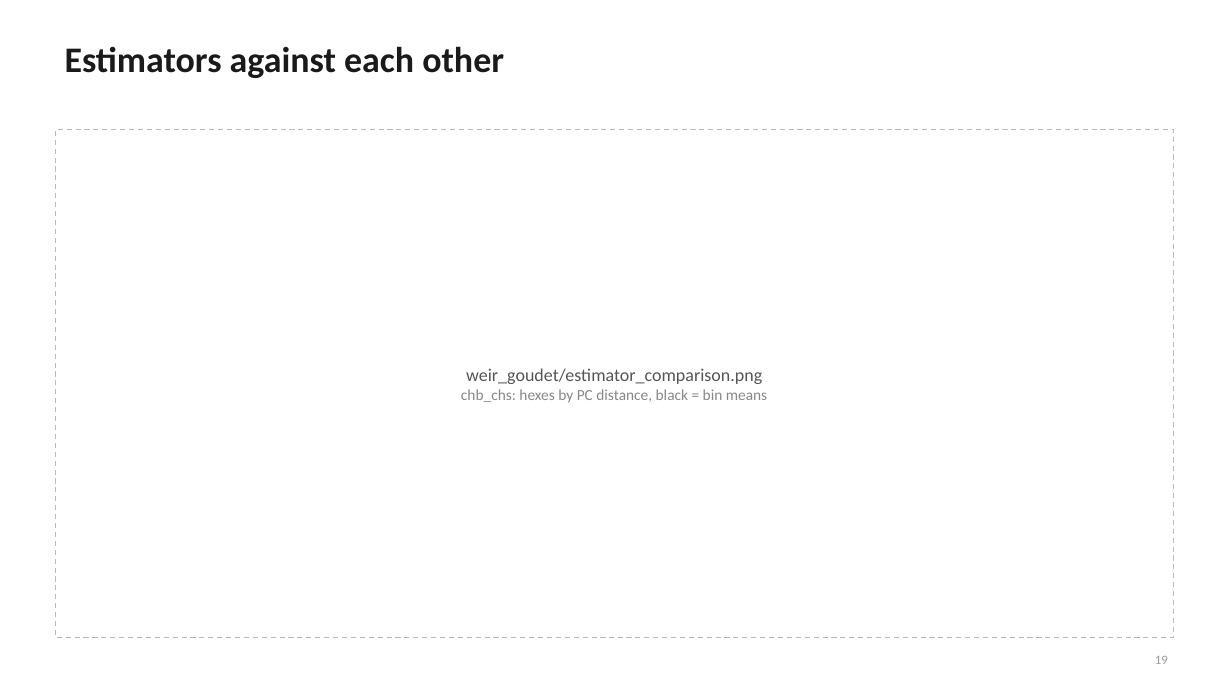
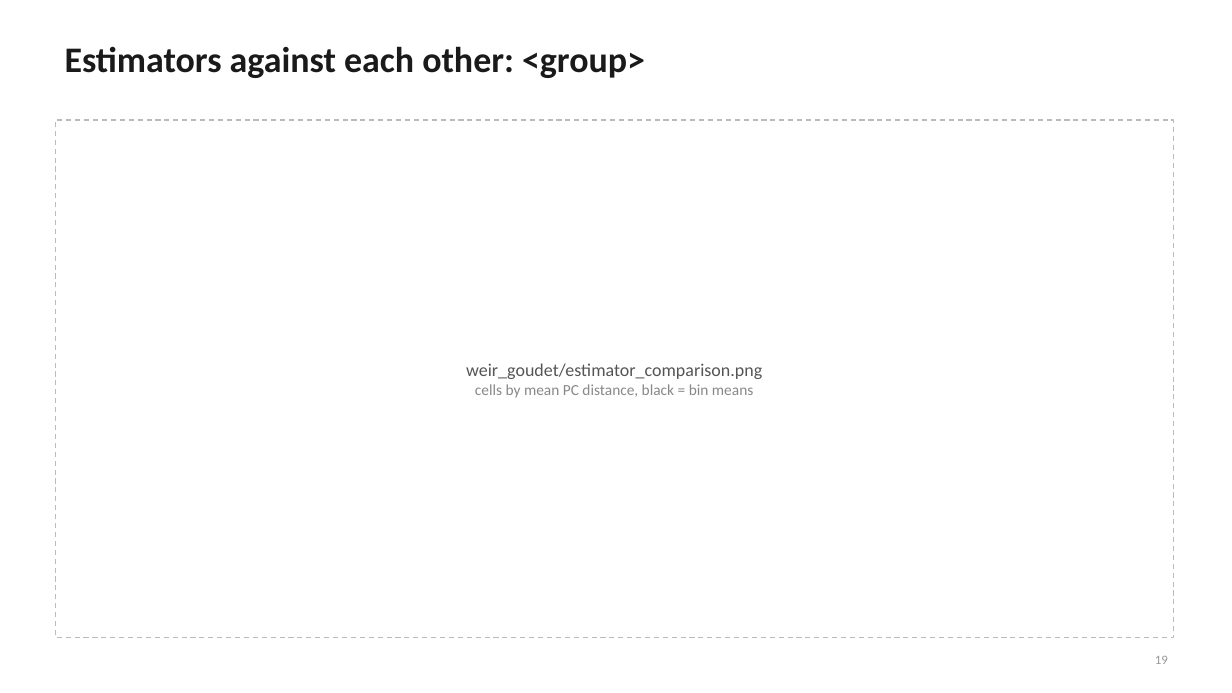
Before and after one commit to mkiravn/aou-covariance, a slide deck: slide 19 of slides/relatedness_scaffold.pptx. Drawn at 1232x693 pixels with LibreOffice and Linux fonts; fonts in the diff are those of the drawing. Boxes give left, top, right and bottom in pixels: in the first picture for what was removed or moved away, otherwise in the second. Text is boxed around its words. In the diff, an @@ line names an element or a change of style, - is before the commit and + after.

```diff
--- a/slides/relatedness_scaffold.pptx
+++ b/slides/relatedness_scaffold.pptx
@@ title at <box>65,46,645,78</box>: text changed @@
-Estimators against each other
+Estimators against each other: <group>
@@ rectangle: place and size @@
-rectangle at <box>55,129,1174,638</box>
+rectangle at <box>55,120,1174,638</box>
@@ text at <box>475,384,753,398</box>: text changed @@
-chb_chs: hexes by PC distance, black = bin means
+cells by mean PC distance, black = bin means
```
Also in this commit, not shown: 9 other slides changed, 3 slides added, 2 other files.
